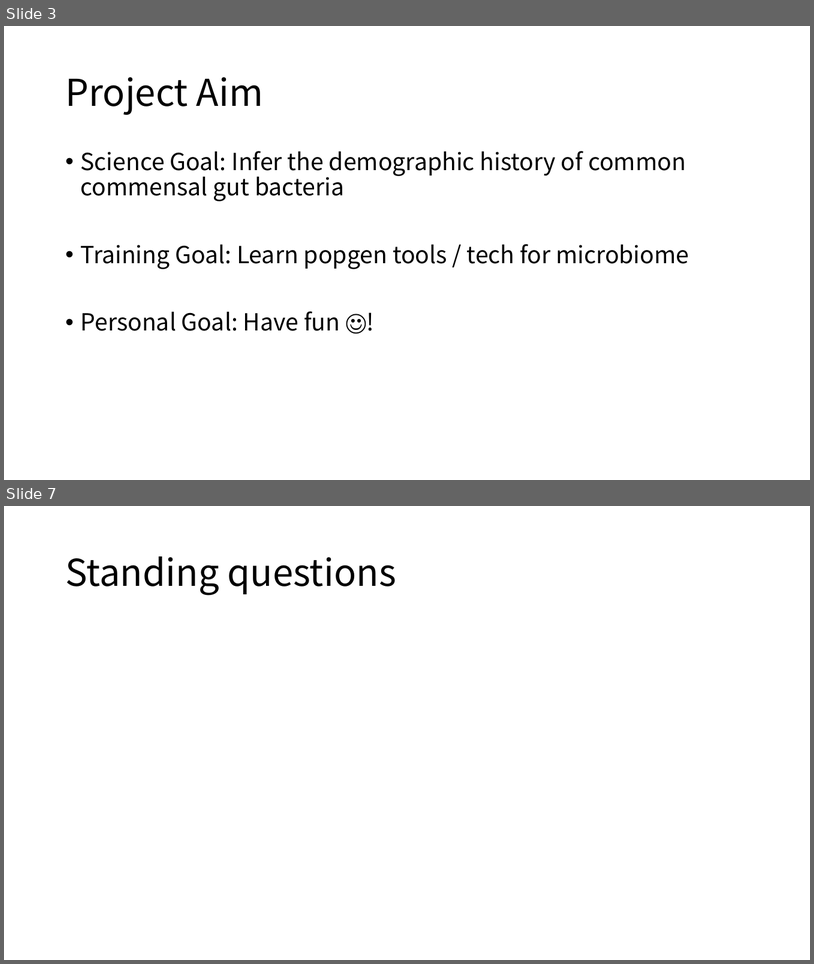
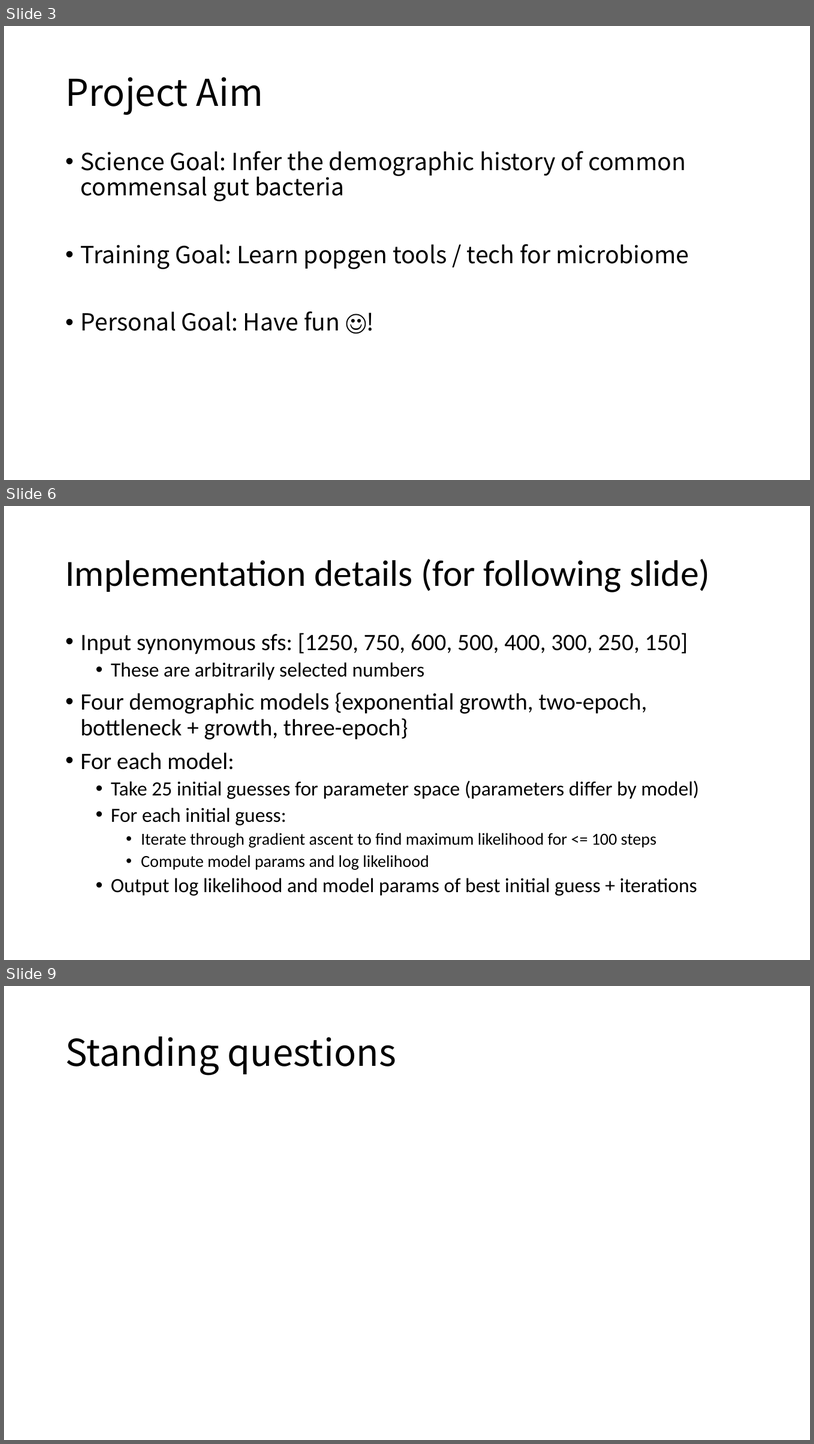
Before and after one commit to jon-mah/demo_for_ccgb, a slide deck: 20210104_demo_for_ccgb_rotation_update.pptx. Shown one above the other, each under a label of ours: slides 3 and 7 before the commit, slides 3, 6 and 9 after it; the slides between them are not shown. The pictures are 814x964 and 814x1444 pixels, drawn with LibreOffice and Linux fonts; fonts in the diff are those of the drawing. Boxes give left, top, right and bottom in pixels: in the first picture for what was removed or moved away, otherwise in the second. Text is boxed around its words. In the diff, an @@ line names an element or a change of style, - is before the commit and + after.

```diff
--- a/20210104_demo_for_ccgb_rotation_update.pptx
+++ b/20210104_demo_for_ccgb_rotation_update.pptx
@@ slide 6 added at (4, 506, 810, 960), background #FFFFFF @@
@@ title added at (65, 559, 711, 592), 44 pt, text #000000 @@
+Implementation details (for following slide)
@@ text added at (81, 633, 699, 895), 24 pt, text #000000 @@
+• Input synonymous sfs: [1250, 750, 600, 500, 400, 300, 250, 150]
+  • These are arbitrarily selected numbers
+• Four demographic models {exponential growth, two-epoch, bottleneck + growth, three-epoch}
+• For each model:
+  • Take 25 initial guesses for parameter space (parameters differ by model)
+  • For each initial guess:
+    • Iterate through gradient ascent to find maximum likelihood for <= 100 steps
+    • Compute model params and log likelihood
+  • Output log likelihood and model params of best initial guess + iterations
@@ what was slide 7 is now slide 9 @@
```
Also in this commit, not shown: 3 slides changed, 2 other slides added, 1 slide removed, 1 other file.
